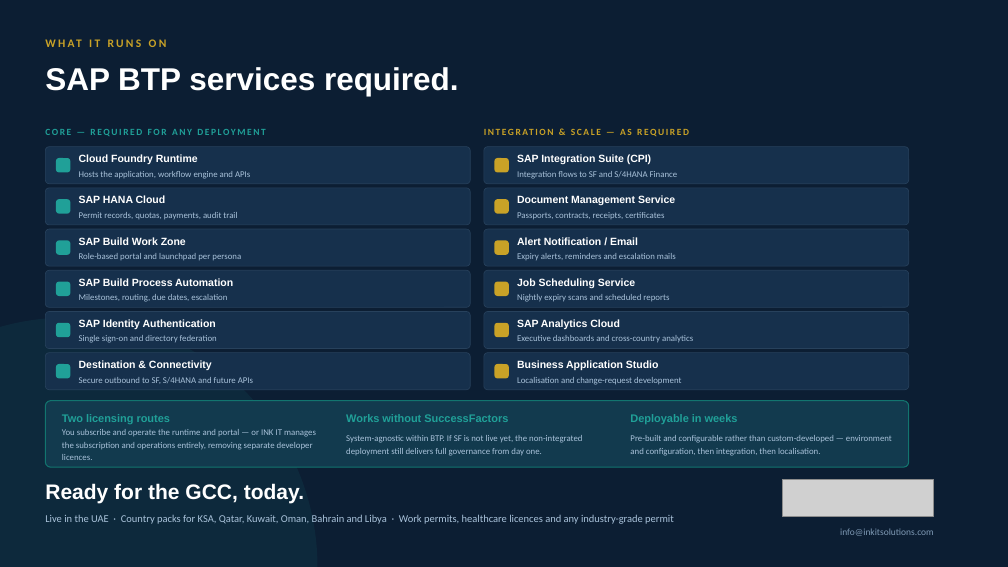
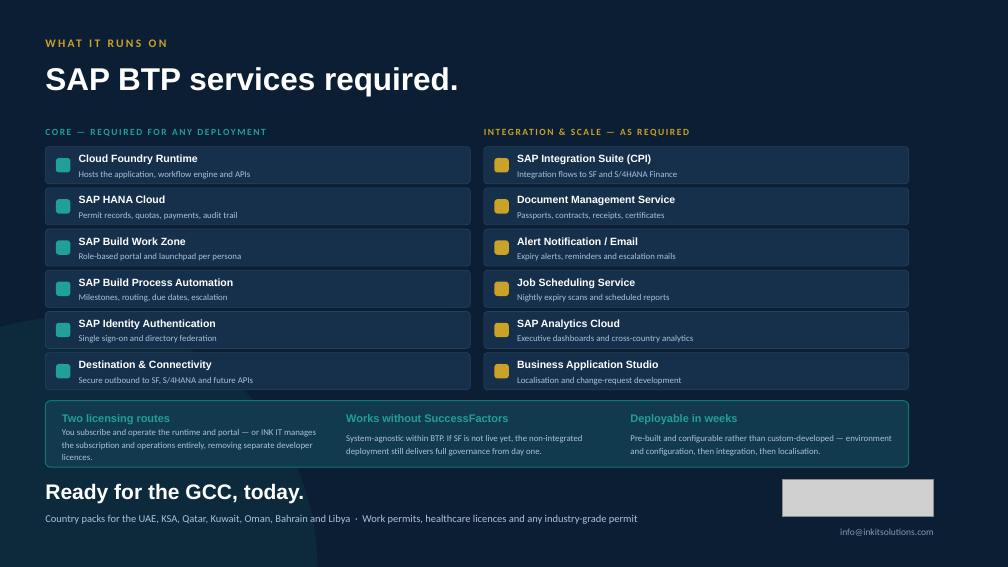
Before and after one commit to cranialblend5/VisaAndPermitsDemo, a slide deck: slide 10 of deck/INK_IT_Visa_and_Permits_GCC.pptx. Drawn at 1008x567 pixels with LibreOffice and Linux fonts; fonts in the diff are those of the drawing; grey boxes stand for pictures. Boxes give left, top, right and bottom in pixels: in the first picture for what was removed or moved away, otherwise in the second. Text is boxed around its words. In the diff, an @@ line names an element or a change of style, - is before the commit and + after.

```diff
--- a/deck/INK_IT_Visa_and_Permits_GCC.pptx
+++ b/deck/INK_IT_Visa_and_Permits_GCC.pptx
@@ text at box(45, 514, 638, 524): text changed @@
-Live in the UAE · Country packs for KSA, Qatar, Kuwait, Oman, Bahrain and Libya · Work permits, healthcare licences and any industry-grade permit
+Country packs for the UAE, KSA, Qatar, Kuwait, Oman, Bahrain and Libya · Work permits, healthcare licences and any industry-grade permit
```
Also in this commit, not shown: 4 other slides changed, 25 other files.
